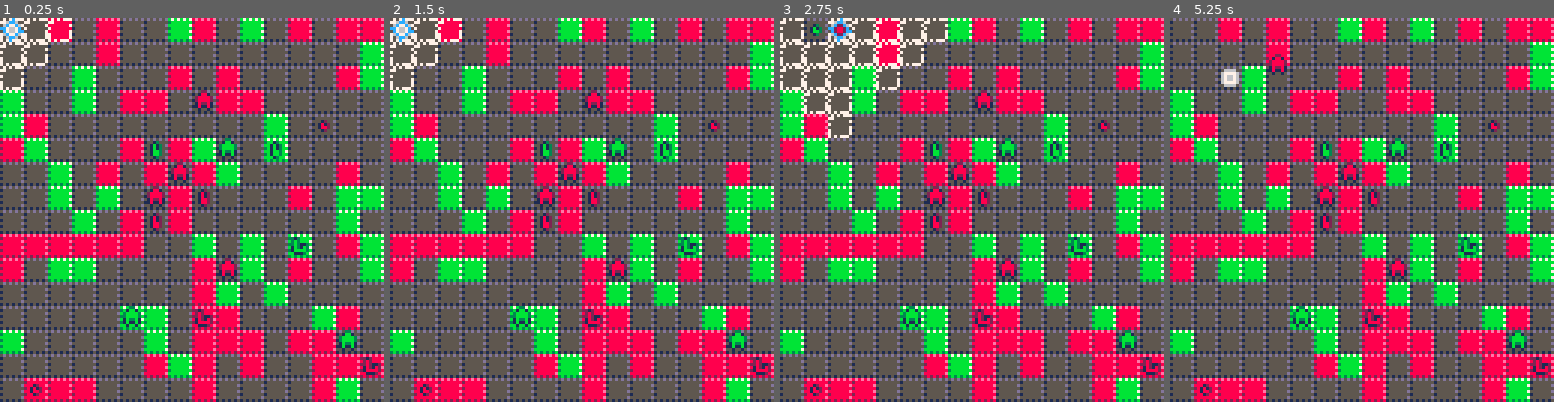
Above: before the commit, frames 1-4 (left to right).
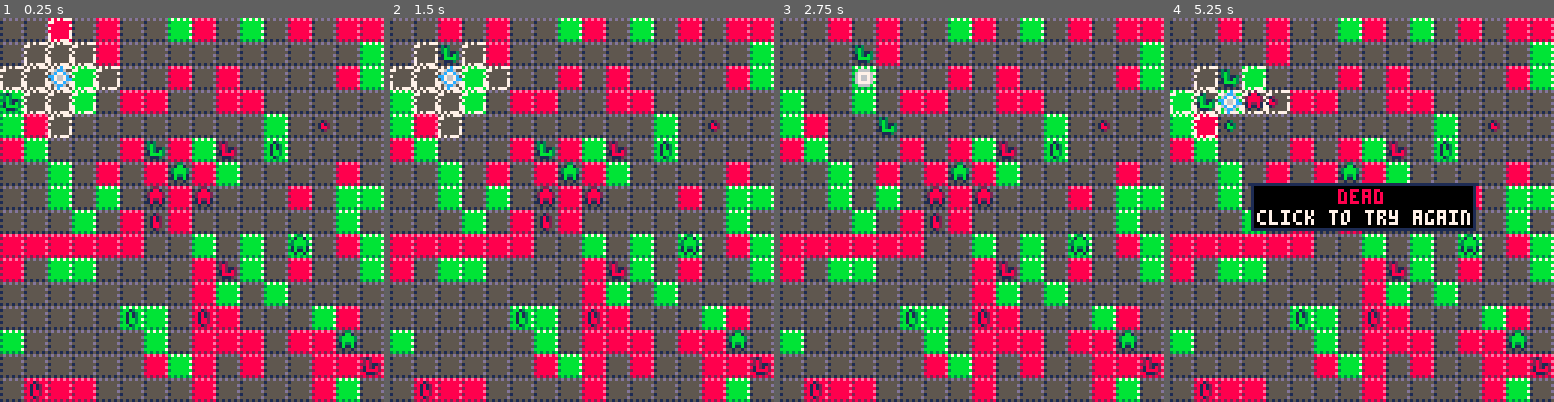
Above: after the commit, the same moments.

Repository: jcwilk/dv_prototype
Game: PICO-8 cartridge divproto.p8
Same seed, same stepped clock (60 frames per second), same inputs: the game is played once before the commit and once after it.
Inputs (mouse positions are in pixels of both pictures, inside the frame that each line leads up to):
- Up to frame 1 (0.25 s): no input
- Up to frame 2 (1.5 s): click (670, 121) at 0.67 s; tap O (Z key) at 0.7 s; click (436, 267) at 1.22 s
- Up to frame 3 (2.75 s): hold Right 1.6-2.1 s; tap O (Z key) at 1.7, 2.1, 2.5 s; click (887, 114) at 1.77 s; hold Up 2.15-2.42 s; click (952, 259) at 2.32 s; hold Right from 2.47 s (still down)
- Up to frame 4 (5.25 s): click (1404, 106) at 2.87 s; tap O (Z key) every 0.4 s from 2.9 to 4.9 s; release Right at 3.03 s; hold Left 3.08-3.58 s; click (1465, 256) at 3.42 s; hold Down 3.63-3.97 s; click (1231, 102) at 3.97 s; hold Right 4.02-4.68 s; click (1292, 248) at 4.52 s; hold Up 4.73-5.03 s; click (1354, 94) at 5.07 s; hold Left from 5.08 s (still down)

The runs differ from the first frame. In frame 1, 3.5% of the frame differs, in the area x 0-81%, y 0-100%; in frame 2, 3.6%; in frame 3, 4.6%; in frame 4, 10%, in the area x 0-81%, y 9-100%.

Commit message:
Make player spawn in 3,3 spot

Diff:
--- a/divproto.p8
+++ b/divproto.p8
@@ -280,8 +280,8 @@
 
 function init_player()
  player = {
-  x=0,
-  y=0,
+  x=2,
+  y=2,
   col=0
  }
  as_emitter(player)
Not shown, changed: index.js
